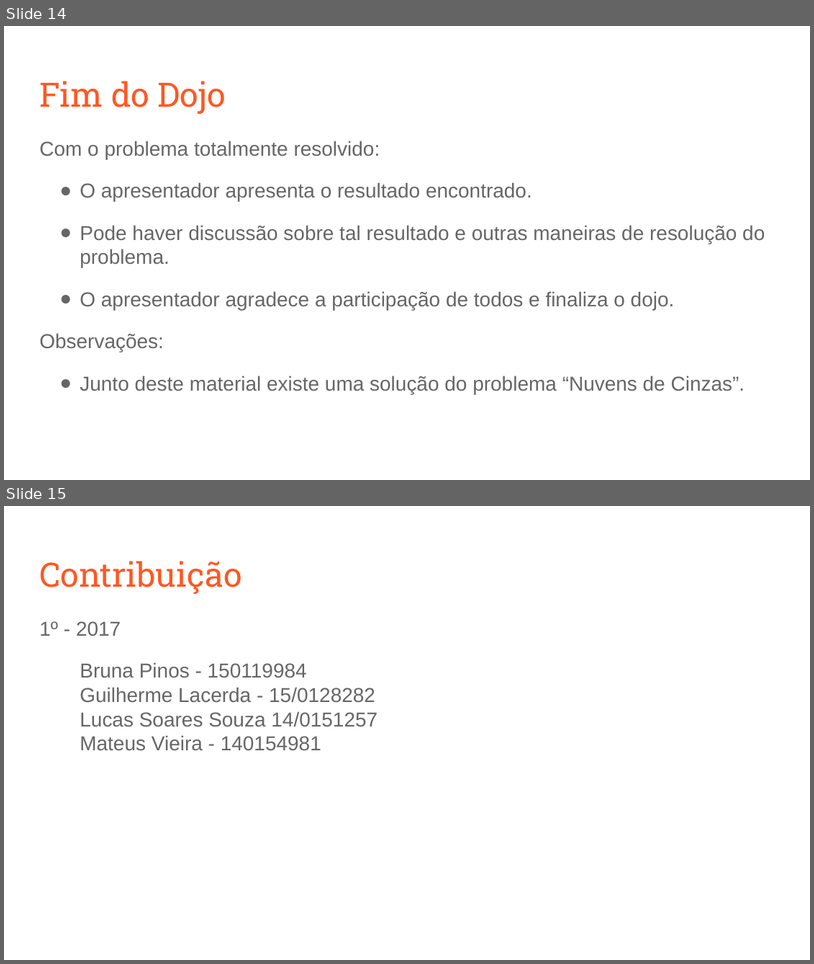
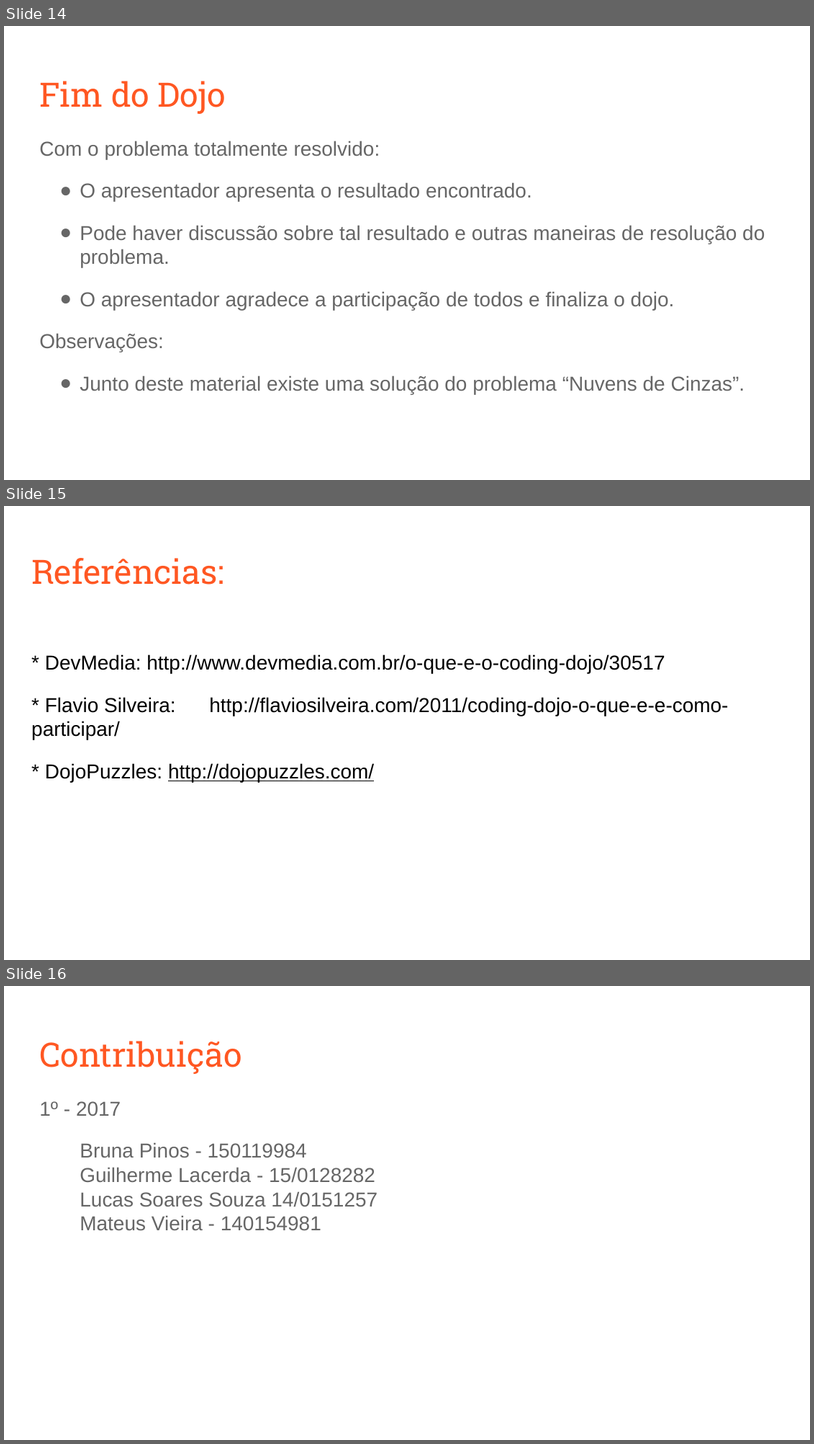
Before and after one commit to fga-eps-mds/A-Disciplina-MDS-EPS, a slide deck: MDS_Material/Coding_Dojo/Coding Dojo.odp. Shown one above the other, each under a label of ours: slides 14 and 15 before the commit, slides 14, 15 and 16 after it. The pictures are 814x964 and 814x1444 pixels, drawn with LibreOffice and Linux fonts; fonts in the diff are those of the drawing. Boxes give left, top, right and bottom in pixels: in the first picture for what was removed or moved away, otherwise in the second. Text is boxed around its words. In the diff, an @@ line names an element or a change of style, - is before the commit and + after.

Commit message:
Adicionando referencias a apresentacao de coding dojo

```diff
--- a/MDS_Material/Coding_Dojo/Coding Dojo.odp
+++ b/MDS_Material/Coding_Dojo/Coding Dojo.odp
@@ slide 15 added at bbox=[4, 506, 810, 960], background #FFFFFF @@
@@ title added at bbox=[31, 558, 224, 584], 30 pt, text #FF5722 @@
+Referências:
@@ text added at bbox=[45, 654, 728, 782], 18 pt, text #000000 @@
+* DevMedia: http://www.devmedia.com.br/o-que-e-o-coding-dojo/30517
+* Flavio Silveira: http://flaviosilveira.com/2011/coding-dojo-o-que-e-e-como-participar/
+* DojoPuzzles: http://dojopuzzles.com/
@@ what was slide 15 is now slide 16 @@
```
